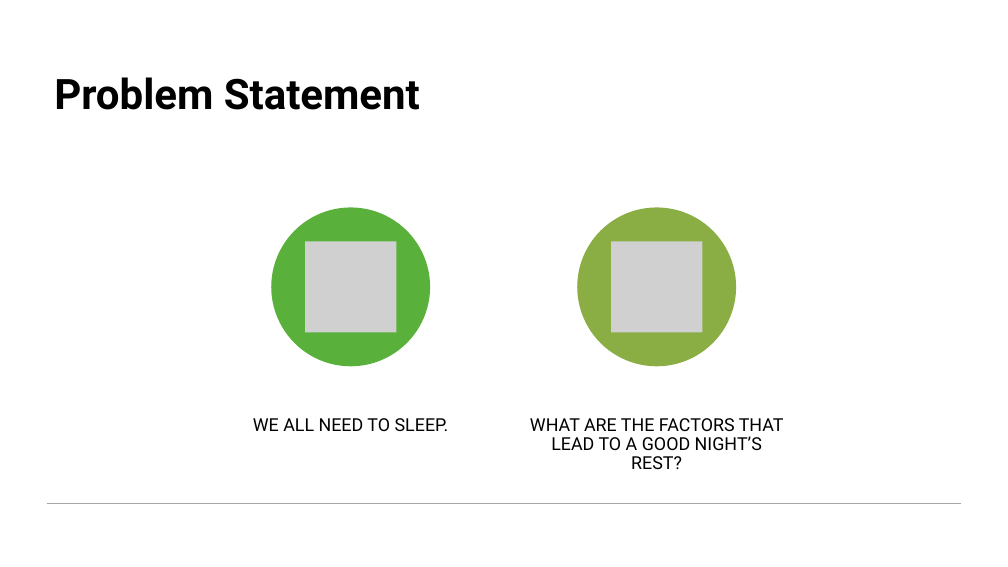
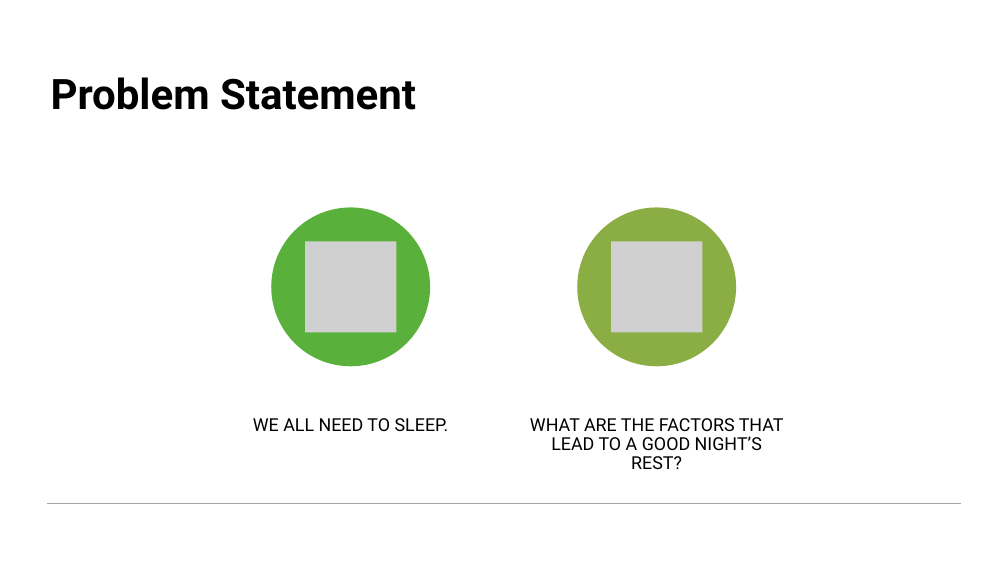
Before and after one commit to mark-earl/AML-PRJ3, a slide deck: slide 2 of deliverables/Presentation.pptx. Drawn at 1008x567 pixels with LibreOffice and Linux fonts; fonts in the diff are those of the drawing; grey boxes stand for pictures. Boxes give left, top, right and bottom in pixels: in the first picture for what was removed or moved away, otherwise in the second. Text is boxed around its words. In the diff, an @@ line names an element or a change of style, - is before the commit and + after.

```diff
--- a/deliverables/Presentation.pptx
+++ b/deliverables/Presentation.pptx
@@ title "Problem Statement": place and size @@
-title "Problem Statement" at (54, 77, 420, 110)
+title "Problem Statement" at (51, 77, 416, 110)
```
Also in this commit, not shown: 7 other slides changed, 4 slides added, 3 slides removed.
